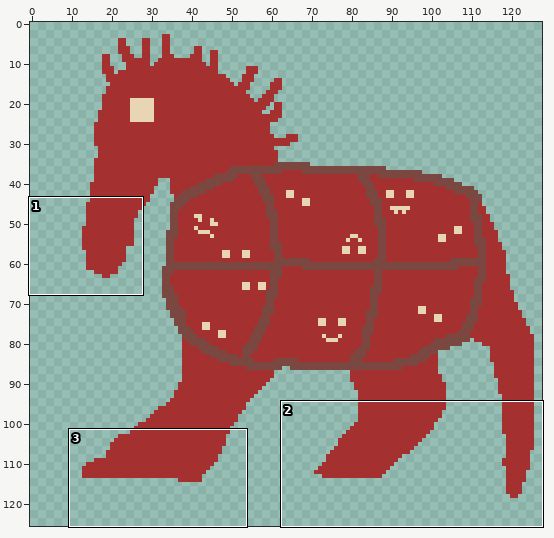
One commit to this pixel-art file: Resource/Texture/trojan_horse.aseprite. Above: a wide view before the commit, with the close-up outlined.
Close-up. Before the commit:
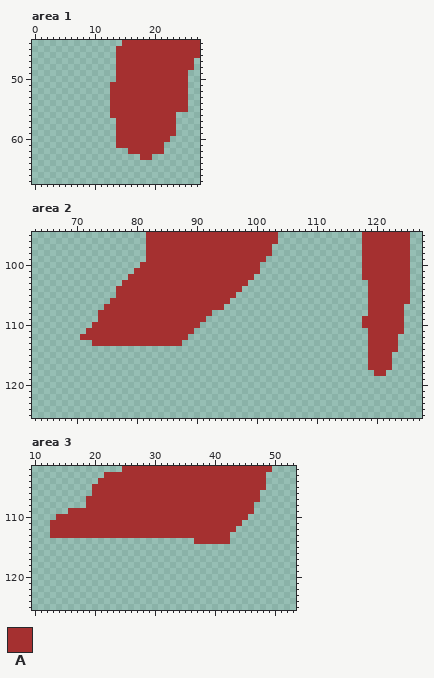
128x128 pixels, 1 frame. Shown: area 1: x 0..27, y 44..67; area 2: x 63..127, y 95..125; area 3: x 10..53, y 102..125. The wide view leaves out empty margins.
Visible layers, top first: "Layer 2", "Layer 1".
Palette (. is transparent): A #a53030
Pixels before, area 1, first column x 13:
44 ..AAAAAAAAAAAAA
45 .AAAAAAAAAAAAAA
46 .AAAAAAAAAAAAAA
47 .AAAAAAAAAAAAA.
48 .AAAAAAAAAAAAA.
49 .AAAAAAAAAAAA..
50 .AAAAAAAAAAAA..
51 AAAAAAAAAAAAA..
52 AAAAAAAAAAAAA..
53 AAAAAAAAAAAAA..
54 AAAAAAAAAAAAA..
55 AAAAAAAAAAAAA..
56 AAAAAAAAAAA....
57 .AAAAAAAAAA....
58 .AAAAAAAAAA....
59 .AAAAAAAAAA....
60 .AAAAAAAAA.....
61 .AAAAAAAA......
62 ...AAAAAA......
63 .....AA........
Pixels before, area 2, first column x 71:
 95 ...........AAAAAAAAAAAAAAAAAAAAAA..............AAAAAAAA
 96 ...........AAAAAAAAAAAAAAAAAAAAAA..............AAAAAAAA
 97 ...........AAAAAAAAAAAAAAAAAAAAA...............AAAAAAAA
 98 ...........AAAAAAAAAAAAAAAAAAAAA...............AAAAAAAA
 99 ...........AAAAAAAAAAAAAAAAAAAA................AAAAAAAA
100 ..........AAAAAAAAAAAAAAAAAAAA.................AAAAAAAA
101 .........AAAAAAAAAAAAAAAAAAAAA.................AAAAAAAA
102 ........AAAAAAAAAAAAAAAAAAAAA..................AAAAAAAA
103 .......AAAAAAAAAAAAAAAAAAAAA....................AAAAAAA
104 ......AAAAAAAAAAAAAAAAAAAAA.....................AAAAAAA
105 ......AAAAAAAAAAAAAAAAAAAA......................AAAAAAA
106 .....AAAAAAAAAAAAAAAAAAAA.......................AAAAAAA
107 ....AAAAAAAAAAAAAAAAAAAA........................AAAAAA.
108 ...AAAAAAAAAAAAAAAAAAA..........................AAAAAA.
109 ...AAAAAAAAAAAAAAAAAA..........................AAAAAAA.
110 ..AAAAAAAAAAAAAAAAAA...........................AAAAAAA.
111 .AAAAAAAAAAAAAAAAAA.............................AAAAAA.
112 AAAAAAAAAAAAAAAAAA..............................AAAAA..
113 ..AAAAAAAAAAAAAAA...............................AAAAA..
114 ................................................AAAAA..
115 ................................................AAAA...
116 ................................................AAAA...
117 ................................................AAAA...
118 .................................................AA....
Pixels before, area 3, first column x 13:
102 ............AAAAAAAAAAAAAAAAAAAAAAAAA
103 .........AAAAAAAAAAAAAAAAAAAAAAAAAAA.
104 ........AAAAAAAAAAAAAAAAAAAAAAAAAAAA.
105 .......AAAAAAAAAAAAAAAAAAAAAAAAAAAAA.
106 .......AAAAAAAAAAAAAAAAAAAAAAAAAAAA..
107 ......AAAAAAAAAAAAAAAAAAAAAAAAAAAAA..
108 ......AAAAAAAAAAAAAAAAAAAAAAAAAAAA...
109 ...AAAAAAAAAAAAAAAAAAAAAAAAAAAAAAA...
110 .AAAAAAAAAAAAAAAAAAAAAAAAAAAAAAAA....
111 AAAAAAAAAAAAAAAAAAAAAAAAAAAAAAAA.....
112 AAAAAAAAAAAAAAAAAAAAAAAAAAAAAAA......
113 AAAAAAAAAAAAAAAAAAAAAAAAAAAAAA.......
114 ........................AAAAAA.......
Now the later version:
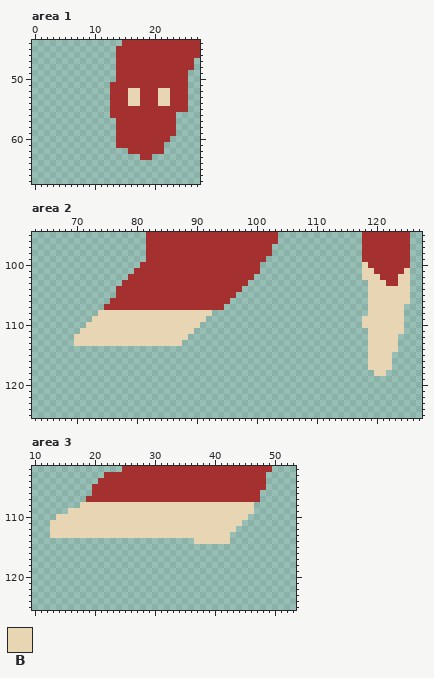
Colours new in this view: B #e7d5b3
What changed:
Area 1, layer "Layer 1":
y 52..54: x 16..17 AA -> BB; x 21..22 AA -> BB
Area 2, layer "Layer 1":
y 100: x 118 A -> B
y 101: x 118..119 AA -> BB; x 125 A -> B
y 102: x 118..120 AAA -> BBB; x 124..125 AA -> BB
y 103: x 119..121 AAA -> BBB; x 124..125 AA -> BB
y 104..106: x 119..125 AAAAAAA -> BBBBBBB
y 107: x 119..124 AAAAAA -> BBBBBB
y 108: x 74..92 AAAAAAAAAAAAAAAAAAA -> BBBBBBBBBBBBBBBBBBB; x 119..124 AAAAAA -> BBBBBB
y 109: x 73..91 .AAAAAAAAAAAAAAAAAA -> BBBBBBBBBBBBBBBBBBB; x 118..124 AAAAAAA -> BBBBBBB
y 110: x 72..90 .AAAAAAAAAAAAAAAAAA -> BBBBBBBBBBBBBBBBBBB; x 118..124 AAAAAAA -> BBBBBBB
y 111: x 71..89 .AAAAAAAAAAAAAAAAAA -> BBBBBBBBBBBBBBBBBBB; x 119..124 AAAAAA -> BBBBBB
y 112: x 70..88 .AAAAAAAAAAAAAAAAAA -> BBBBBBBBBBBBBBBBBBB; x 119..123 AAAAA -> BBBBB
y 113: x 70..87 ...AAAAAAAAAAAAAAA -> BBBBBBBBBBBBBBBBBB; x 119..123 AAAAA -> BBBBB
y 114: x 119..123 AAAAA -> BBBBB
y 115..117: x 119..122 AAAA -> BBBB
y 118: x 120..121 AA -> BB
Area 3, layer "Layer 1":
y 108: x 18..46 .AAAAAAAAAAAAAAAAAAAAAAAAAAAA -> BBBBBBBBBBBBBBBBBBBBBBBBBBBBB
y 109: x 16..46 AAAAAAAAAAAAAAAAAAAAAAAAAAAAAAA -> BBBBBBBBBBBBBBBBBBBBBBBBBBBBBBB
y 110: x 14..45 AAAAAAAAAAAAAAAAAAAAAAAAAAAAAAAA -> BBBBBBBBBBBBBBBBBBBBBBBBBBBBBBBB
y 111: x 13..44 AAAAAAAAAAAAAAAAAAAAAAAAAAAAAAAA -> BBBBBBBBBBBBBBBBBBBBBBBBBBBBBBBB
y 112: x 13..43 AAAAAAAAAAAAAAAAAAAAAAAAAAAAAAA -> BBBBBBBBBBBBBBBBBBBBBBBBBBBBBBB
y 113: x 13..42 AAAAAAAAAAAAAAAAAAAAAAAAAAAAAA -> BBBBBBBBBBBBBBBBBBBBBBBBBBBBBB
y 114: x 37..42 AAAAAA -> BBBBBB
Changed places in both close-ups, as pixel boxes (x1, y1, x2, y2):
changed: (128, 88, 140, 106)
changed: (158, 88, 170, 106)
changed: (362, 262, 410, 376)
changed: (74, 310, 212, 346)
changed: (50, 502, 254, 544)
